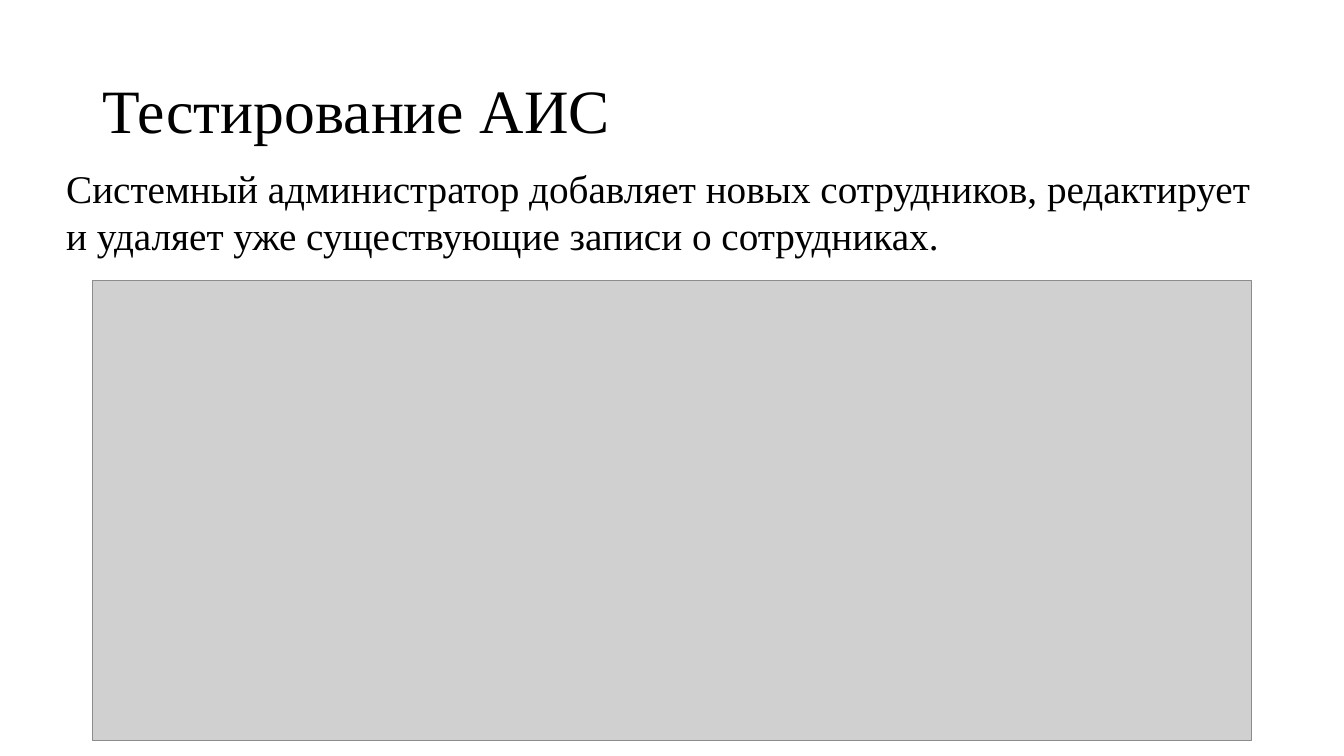
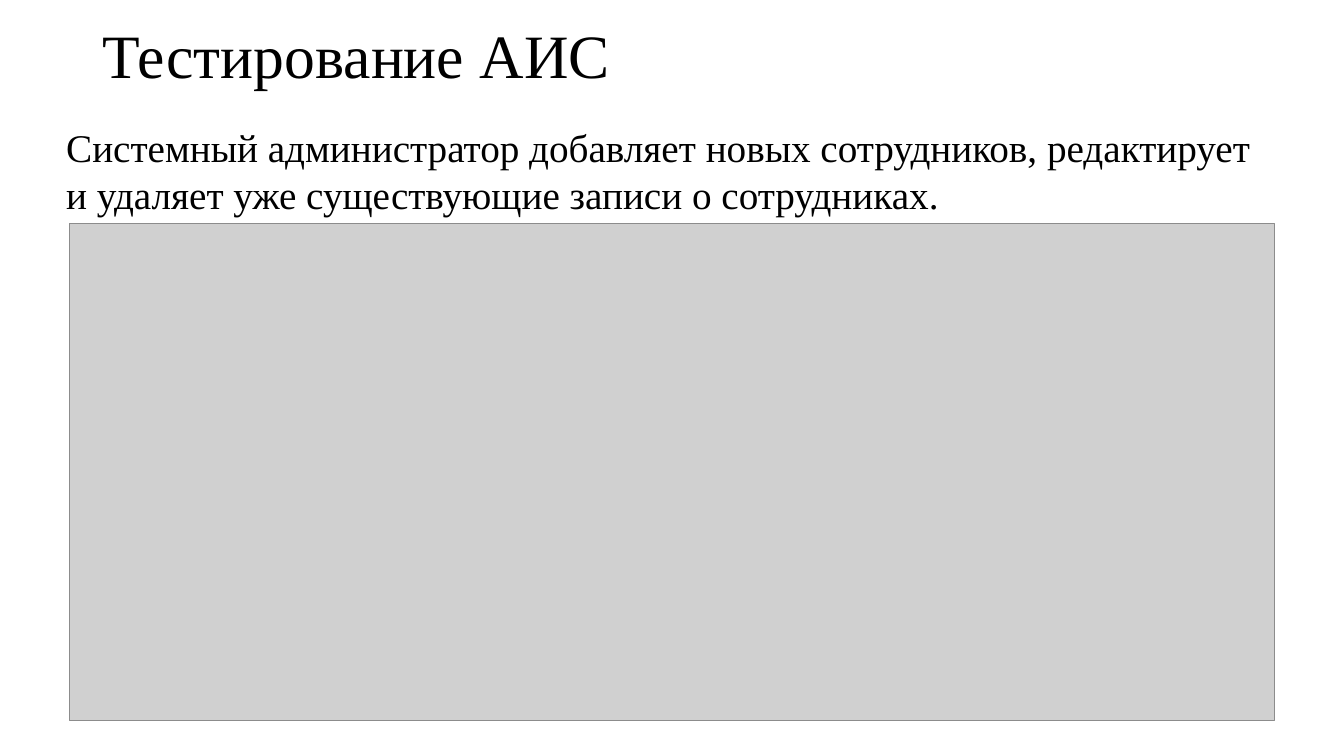
Before and after one commit to depxd/hotel3, a slide deck: slide 20 of Презентаци АИС гостницы.pptx. Drawn at 1344x756 pixels with LibreOffice and Linux fonts; fonts in the diff are those of the drawing; grey boxes stand for pictures. Boxes give left, top, right and bottom in pixels: in the first picture for what was removed or moved away, otherwise in the second. Text is boxed around its words. In the diff, an @@ line names an element or a change of style, - is before the commit and + after.

```diff
--- a/Презентаци АИС гостницы.pptx
+++ b/Презентаци АИС гостницы.pptx
@@ title "Тестирование АИС": place and size @@
-title "Тестирование АИС" at (102,92,610,144)
+title "Тестирование АИС" at (102,37,610,90)
@@ text "Системный администратор добавляет новых сотрудников, ...": place and size @@
-text "Системный администратор добавляет новых сотрудников, ..." at (66,175,1250,258)
+text "Системный администратор добавляет новых сотрудников, ..." at (66,134,1250,216)
@@ picture: place and size @@
-picture at (93,280,1252,741)
+picture at (70,224,1274,722)
```
Also in this commit, not shown: 18 other slides changed, 2 other files.
